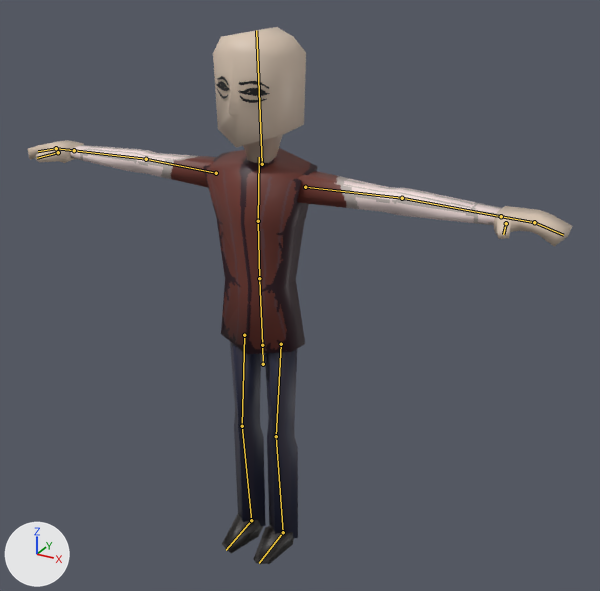
The Blender file models/mercenary/mercenary.blend, before and after one commit.
The view is the same before and after, from a camera (50 mm lens) standing at (1.271, -2.061, 1.996) and looking at (0.142, -0.008, 0.969). Arrows for +X, +Y and +Z are at lower left; the lights stay in place. The bones that bend it are drawn over the model as lines.

In view in the first picture: 'hands', 'head_mesh', 'legs', 'torso'.
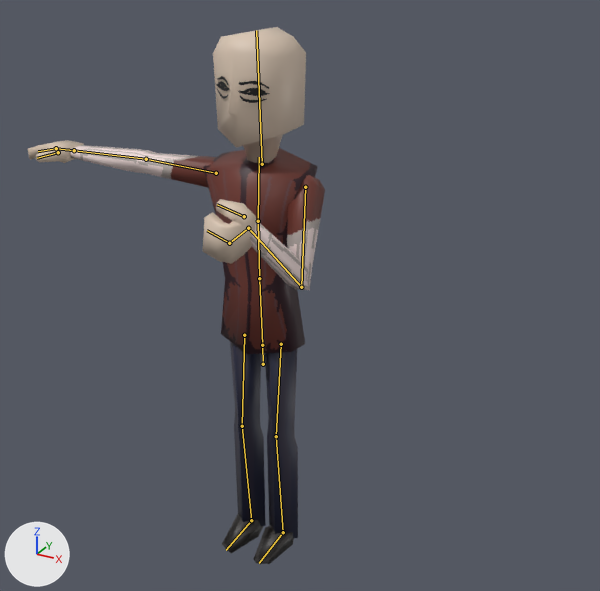
The newer file adds an action. The first version stands in its rest pose; the second is drawn at frame 0 of the action 'l_hold_weapon'.

Where the change shows, as pixel boxes (x1, y1, x2, y2) in the pictures (600 x 591 px):
```json
{"object": "torso", "change": "posed", "before": [70, 145, 502, 354], "after": [70, 145, 325, 354], "on screen": "41% narrower"}
{"object": "hands", "change": "posed", "before": [28, 140, 573, 246], "after": [28, 140, 256, 264], "on screen": "58% narrower, 17% taller"}
```

Scene script edits in JSON lines:
```json
{"block": "bone_l_arm_pole_e", "where": "bone_l_arm_pole_e = bpy.data.objects['skeleton'].pose.bones['l_arm_pole_e']"}
{"op": "set", "path": "bone_l_arm_pole_e.location", "old": "(0.0, 0.0, 0.0)", "new": "(0.235, -0.067, 0.386)"}
{"block": "bone_l_arm_ik_e", "where": "bone_l_arm_ik_e = bpy.data.objects['skeleton'].pose.bones['l_arm_ik_e']"}
{"op": "set", "path": "bone_l_arm_ik_e.location", "old": "(0.0, 0.0, 0.0)", "new": "(-0.37, -0.042, -0.545)"}
{"op": "set", "path": "bone_l_arm_ik_e.rotation_quaternion", "old": "(1.0, 0.0, 0.0, 0.0)", "new": "(0.489, 0.501, -0.419, -0.578)", "note": "degrees (0, 0, 0) -> degrees (82, 10, -91)"}
{"block": "bone_l_hand1_e", "where": "bone_l_hand1_e = bpy.data.objects['skeleton'].pose.bones['l_hand1_e']  # child of 'l_hand0_e'"}
{"op": "set", "path": "bone_l_hand1_e.rotation_quaternion", "old": "(1.0, 0.0, 0.0, 0.0)", "new": "(0.735, 0.676, -0.035, -0.029)", "note": "degrees (0, 0, 0) -> degrees (85, -1, -5)"}
{"block": "bone_l_thumb_e", "where": "bone_l_thumb_e = bpy.data.objects['skeleton'].pose.bones['l_thumb_e']  # child of 'l_hand0_e'"}
{"op": "set", "path": "bone_l_thumb_e.rotation_quaternion", "old": "(1.0, 0.0, 0.0, 0.0)", "new": "(0.595, 0.438, -0.497, -0.454)", "note": "degrees (0, 0, 0) -> degrees (83, -11, -85)"}
```
